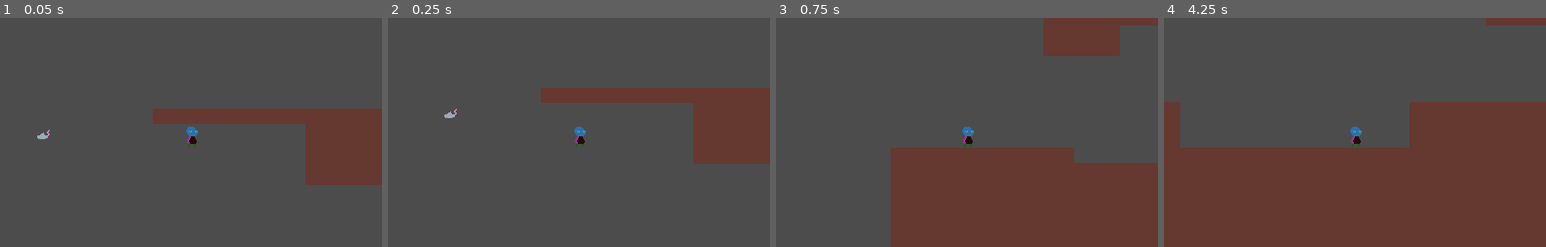
Above: before the commit, frames 1-4 (left to right).
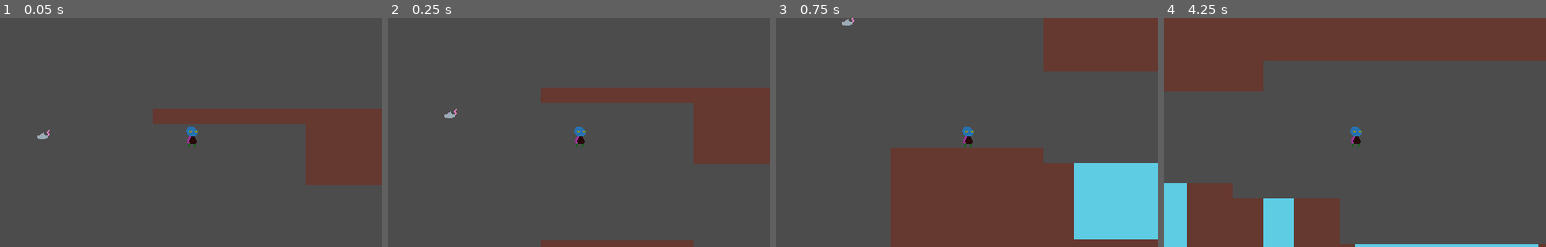
Above: after the commit, the same moments.

Repository: Bronsky91/Hatchling-Heroes
Game: Godot game, scene res://Scenes/Game.tscn
Same seed, same stepped clock (60 frames per second), same inputs: the game is played once before the commit and once after it.
Inputs:
- Up to frame 1 (0.05 s): no input
- Up to frame 2 (0.25 s): no input
- Up to frame 3 (0.75 s): hold Right (move_right) from 0.53 s (still down)
- Up to frame 4 (4.25 s): tap Up (jump) at 0.77, 1.52, 3.02, 3.77 s; release Right (move_right) at 2.03 s; hold Left (move_left) 2.03-2.78 s; hold Right (move_right) from 2.78 s (still down)

Frame 1 is identical in both runs. In frame 2, 1.2% of the frame differs, in the area x 40-80%, y 97-100%; in frame 3, 11%; in frame 4, 65%, in the area x 0-100%, y 0-100%.

Commit message:
Adds water to early cave procedural generation

Diff:
--- a/Scenes/TileWater.tscn
+++ b/Scenes/TileWater.tscn
@@ -1,6 +1,6 @@
 [gd_scene load_steps=3 format=2]
 
-[ext_resource path="res://Assets/Cave/dev-ground.png" type="Texture" id=1]
+[ext_resource path="res://Assets/Cave/dev-water.png" type="Texture" id=1]
 
 [sub_resource type="RectangleShape2D" id=1]
 extents = Vector2( 8, 8 )
--- a/Scripts/Tiles.gd
+++ b/Scripts/Tiles.gd
@@ -1,8 +1,11 @@
 extends Node2D
 
-export var map_size: Vector2 = Vector2(100,28)
+export var map_size: Vector2 = Vector2(300,28)
+export var spawn_width: int = 10
+export var strip_min: int = 3
+export var strip_max: int = 15
 export var ceiling_min: int = 2
-export var ceiling_max: int = 7
+export var ceiling_max: int = 6
 export var ground_min: int = 10
 export var ground_max: int = 17
 
@@ -25,52 +28,82 @@
 	prepare_matrix()
 	add_floor()
 	add_ceiling()
+	add_water()
 	render_matrix()
 
 
 func prepare_matrix():
-	for x in range(map_size.x):
+	for x in range(map_size.x + 1):
 		matrix.append([])
-		for y in range(map_size.y):
+		for y in range(map_size.y + 1):
 			matrix[x].append(TILE.NONE)
 
 
 func add_floor():
-	var buffer: int = rand_int(3, 15)
+	var buffer: int = rand_int(strip_min, strip_max)
 	var current_height: int = rand_int(ground_min, ground_max)
-	for x in range(map_size.x):
-		if buffer <= 0:
-			buffer = rand_int(3, 15)
-			current_height = rand_int(ground_min, ground_max)
-		floor_line.append(current_height)
-		for y in range(current_height,map_size.y):
-			matrix[x][y] = TILE.GROUND
-		buffer -= 1
+	for x in range(map_size.x + 1):
+		# fixed ground height below player spawn
+		if x < spawn_width:
+			floor_line.append(ground_min)
+			for y in range(ground_min,map_size.y + 1):
+				matrix[x][y] = TILE.GROUND
+		else:
+			if buffer <= 0:
+				buffer = rand_int(strip_min, strip_max)
+				current_height = rand_int(ground_min, ground_max)
+			floor_line.append(current_height)
+			for y in range(current_height,map_size.y + 1):
+				matrix[x][y] = TILE.GROUND
+			buffer -= 1
 
 
 func add_ceiling():
-	var buffer: int = rand_int(3, 15)
+	var buffer: int = rand_int(strip_min, strip_max)
 	var current_height: int = rand_int(ceiling_min, ceiling_max)
-	for x in range(map_size.x):
+	for x in range(map_size.x + 1):
 		# fixed ceiling height above player spawn
-		if x < 10:
+		if x < spawn_width:
 			ceiling_line.append(0)
 			matrix[x][0] = TILE.GROUND
 			continue
 
 		if buffer <= 0:
-			buffer = rand_int(3, 15)
+			buffer = rand_int(strip_min, strip_max)
 			current_height = rand_int(ceiling_min, ceiling_max)
 		ceiling_line.append(current_height)
-		for y in range(0, current_height):
+		for y in range(0, current_height + 1):
 			matrix[x][y] = TILE.GROUND
 		buffer -= 1
 
 
+func add_water():
+	var strip_start: int = 0
+	var strip_height: int = floor_line[0]
+	var is_first_strip: bool = true
+	for x in range(1, map_size.x + 1):
+		# if floor elevation has changed, check how long the past strip was
+		if floor_line[x] != strip_height:
+			var strip_len = x - 1 - strip_start
+			# if longer than 3 tiles, %25 to replace last strip with water
+			# (always skip first strip however, as it will be the spawn area)
+			if strip_len >= 3 and is_first_strip:
+				is_first_strip = false
+			elif strip_len >= 4 and rand_int(1,1) == 1:
+				var water_len_min = strip_len - 4 if strip_len - 4 > 2 else 2
+				var water_len = rand_int(water_len_min, strip_len - 2)
+				var water_height = rand_int(strip_height, ground_max)
+				var start_padding = rand_int(1, strip_len - water_len - 1)
+				for i in range(strip_start + start_padding, strip_start + water_len + 1):
+					for j in range(strip_height, water_height + 1):
+						matrix[i][j] = TILE.WATER
+			strip_start = x
+			strip_height = floor_line[x]
+
+
 func render_matrix():
-	print(matrix)
-	for x in range(map_size.x):
-		for y in range(map_size.y):
+	for x in range(map_size.x + 1):
+		for y in range(map_size.y + 1):
 			var t
 			match matrix[x][y]:
 				TILE.GROUND:
